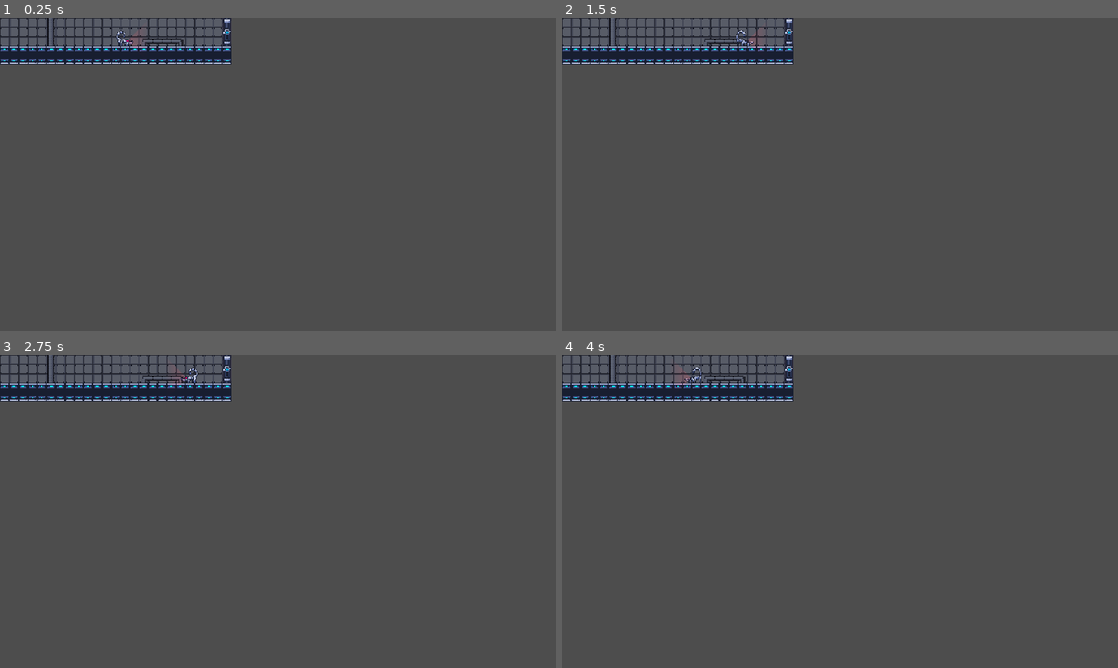
Above: before the commit, frames 1-4 (two rows, left to right).
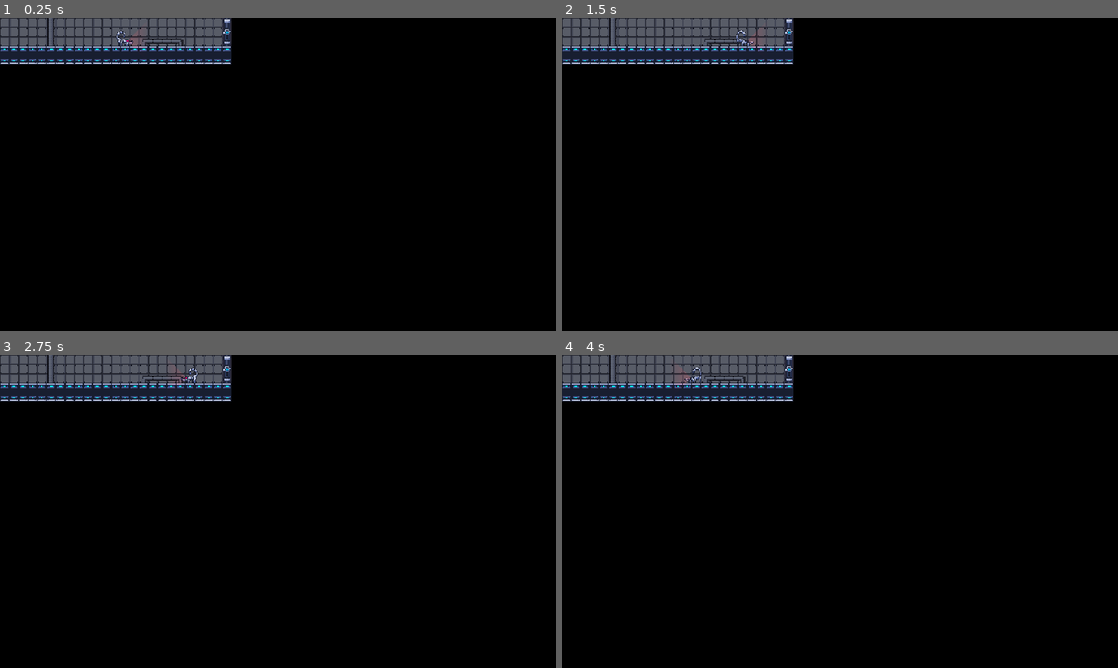
Above: after the commit, the same moments.

Repository: ygda-org/revolver
Game: Godot game, scene res://levels/finalized_levels/arena.tscn
Two runs of this game, one before a commit and one after it. Both use one fixed random seed, a clock stepped at 60 frames per second and the inputs below. This scene is started directly instead of the project's main scene. Sound files missing from this copy of the repository are replaced by a short silence.
Inputs (mouse positions are in pixels of both pictures, inside the frame that each line leads up to):
- Up to frame 1 (0.25 s): no input
- Up to frame 2 (1.5 s): tap Enter (ui_accept) at 0.5 s; move the mouse to (962, 158) at 0.52 s; hold S (drop) 0.53-1.28 s; hold D (right) from 0.53 s (still down); tap Space (jump) at 0.77 s; move the mouse to (728, 190) at 1.27 s; click (728, 190) at 1.35 s
- Up to frame 3 (2.75 s): tap Space (jump) at 1.52 s; move the mouse to (333, 442) at 2.02 s; release D (right) at 2.03 s; hold A (left) from 2.03 s (still down); hold S (drop) from 2.03 s (still down)
- Up to frame 4 (4 s): move the mouse to (812, 574) at 2.77 s; release A (left) at 2.78 s; release S (drop) at 2.78 s; hold D (right) from 2.78 s (still down); click (812, 574) at 2.85 s; tap Space (jump) at 3.02, 3.77 s; move the mouse to (1006, 558) at 3.52 s; hold S (drop) from 3.53 s (still down)

The runs differ from the first frame. In frame 1, 94% of the frame differs, in the area x 0-100%, y 0-100%; in frame 2, 94%; in frame 3, 94%; in frame 4, 94%.
Error in both runs: Invalid access to property or key 'global_position' on a base object of type 'Nil'. (res://enemies/bouncy_enemy/bouncy_enemy.gd:22)

Commit message:
last fixes

Diff:
--- a/enemies/bouncy_enemy/bouncy_enemy.gd
+++ b/enemies/bouncy_enemy/bouncy_enemy.gd
@@ -34,7 +34,8 @@
 		velocity.x = speed * direction
 	else:
 		if was_in_air:
-			Sfx.play(Sfx.Labels.LAND_METAL)
+			if global_position.distance_to(GameState.player.global_position) < DETECTION_RANGE:
+				Sfx.play(Sfx.Labels.LAND_METAL)
 			$Anim.play("default")
 			$GroundParticles.emitting = true
 		was_in_air = false
--- a/project.godot
+++ b/project.godot
@@ -92,3 +92,4 @@
 rendering_device/driver.windows="d3d12"
 renderer/rendering_method="gl_compatibility"
 renderer/rendering_method.mobile="gl_compatibility"
+environment/defaults/default_clear_color=Color(0, 0, 0, 1)
